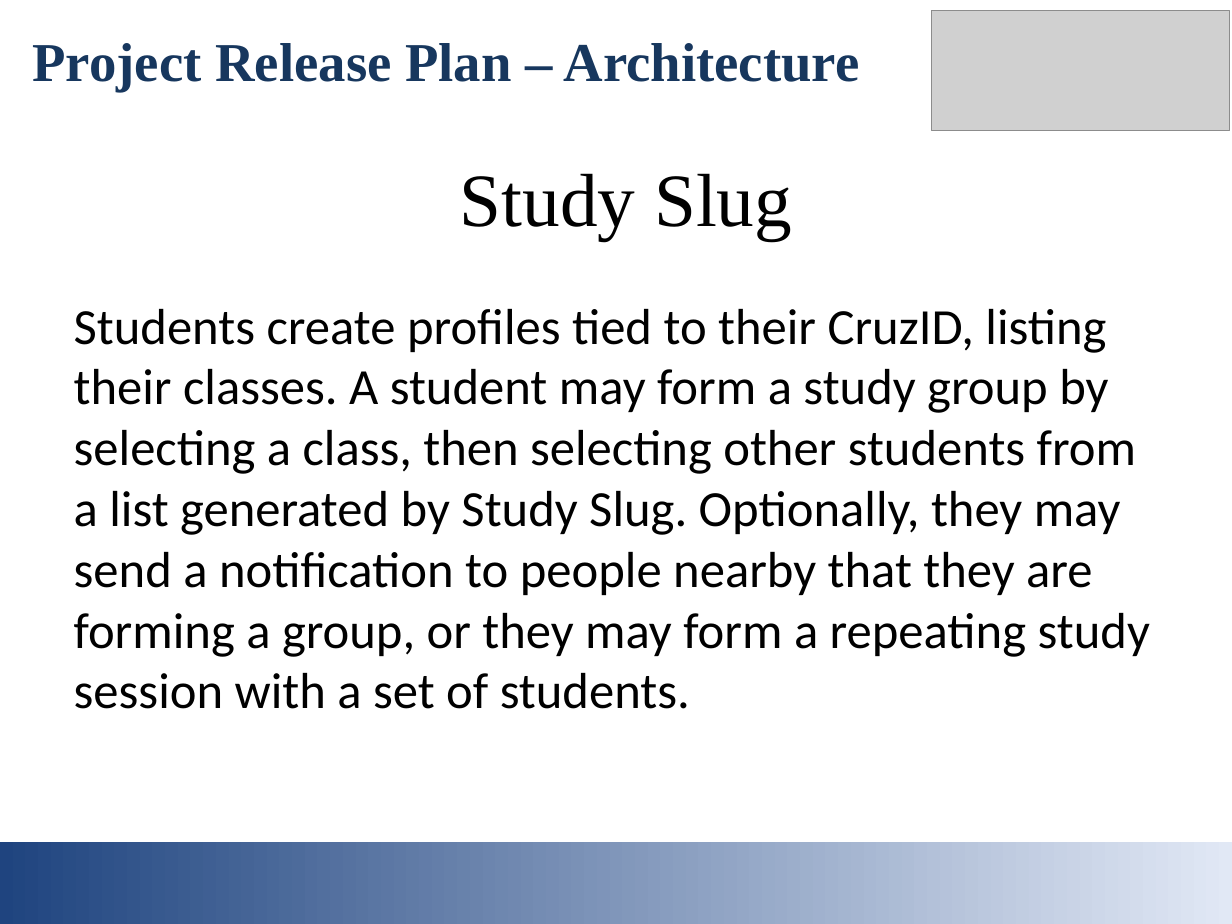
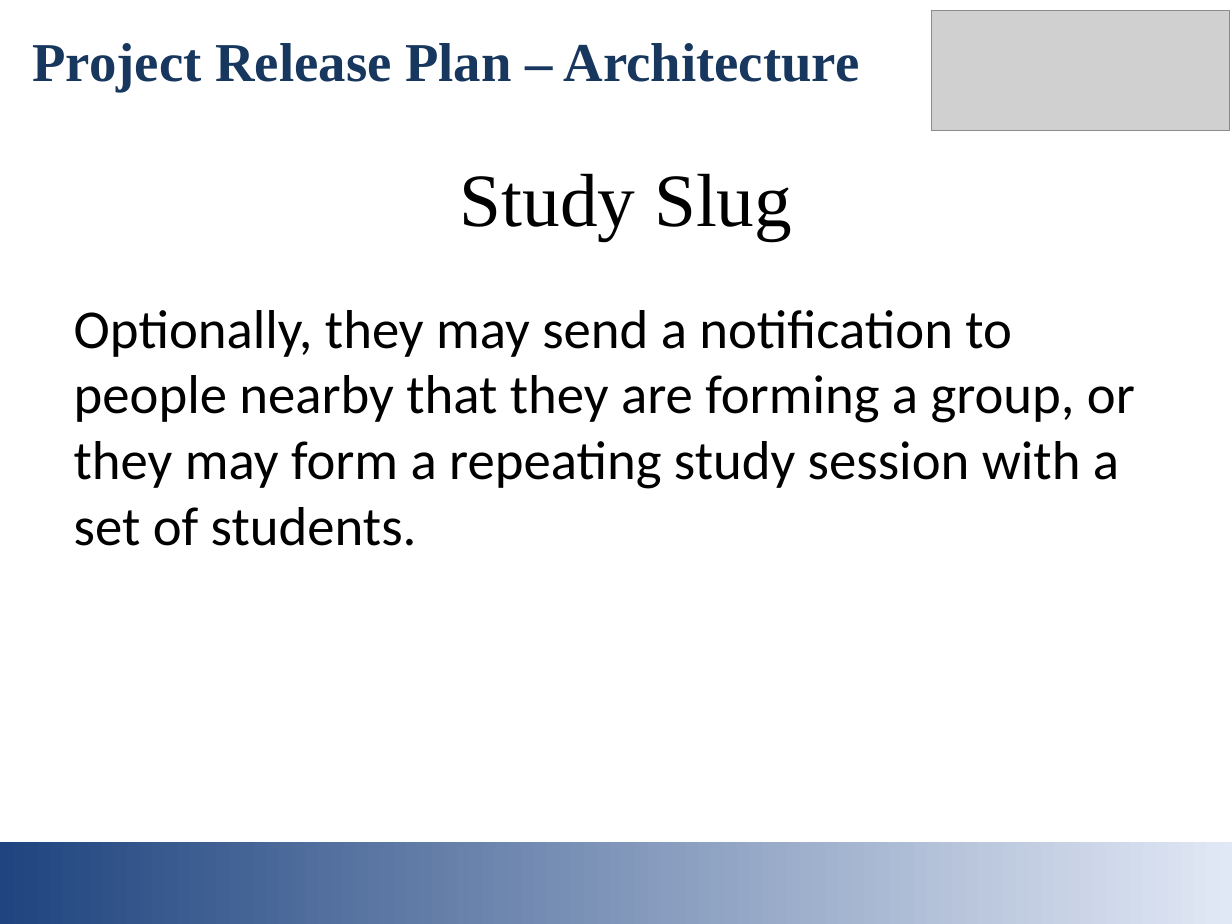
Before and after one commit to mmaall/StudySlug, a slide deck: slide 5 of documentation/studyslug_intro_slides.ppt (slide 4 before the commit). Drawn at 1232x924 pixels with LibreOffice and Linux fonts; fonts in the diff are those of the drawing; grey boxes stand for pictures. Boxes give left, top, right and bottom in pixels: in the first picture for what was removed or moved away, otherwise in the second. Text is boxed around its words. In the diff, an @@ line names an element or a change of style, - is before the commit and + after.

```diff
--- a/documentation/studyslug_intro_slides.ppt
+++ b/documentation/studyslug_intro_slides.ppt
@@ text at (74, 310, 1135, 546): text changed; size 29.6 to 32 pt @@
-Students create profiles tied to their CruzID, listing their classes. A student may form a study group by selecting a class, then selecting other students from a list generated by Study Slug. Optionally, they may send a notification to people nearby that they are forming a group, or they may form a repeating study session with a set of students.
+Optionally, they may send a notification to people nearby that they are forming a group, or they may form a repeating study session with a set of students.
```
Also in this commit, not shown: 2 other slides changed, 1 slide added, 2 other files.
